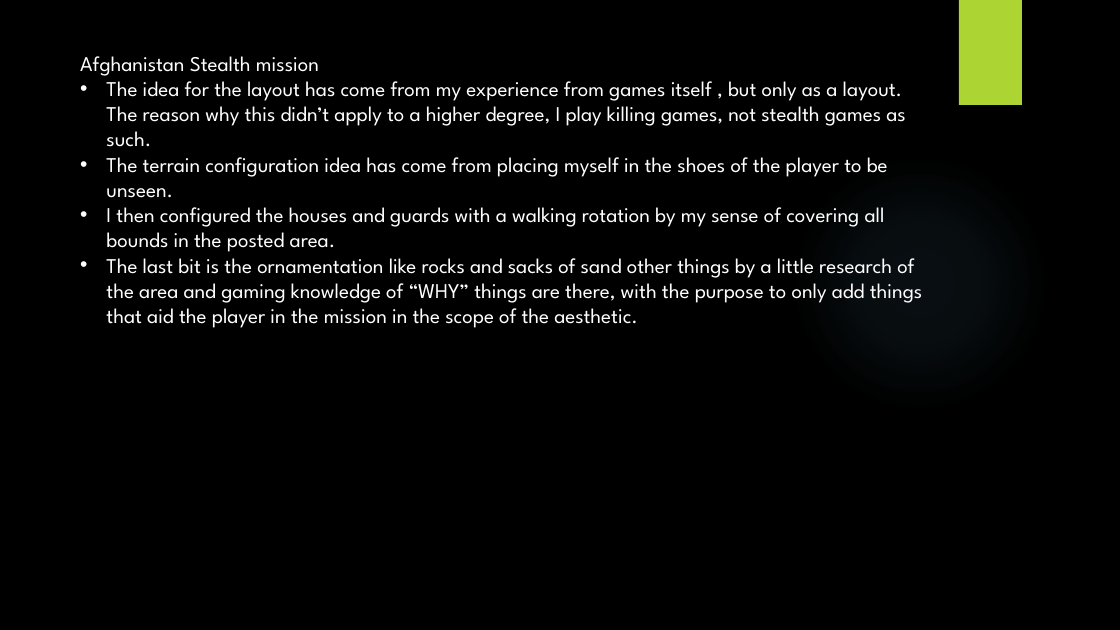
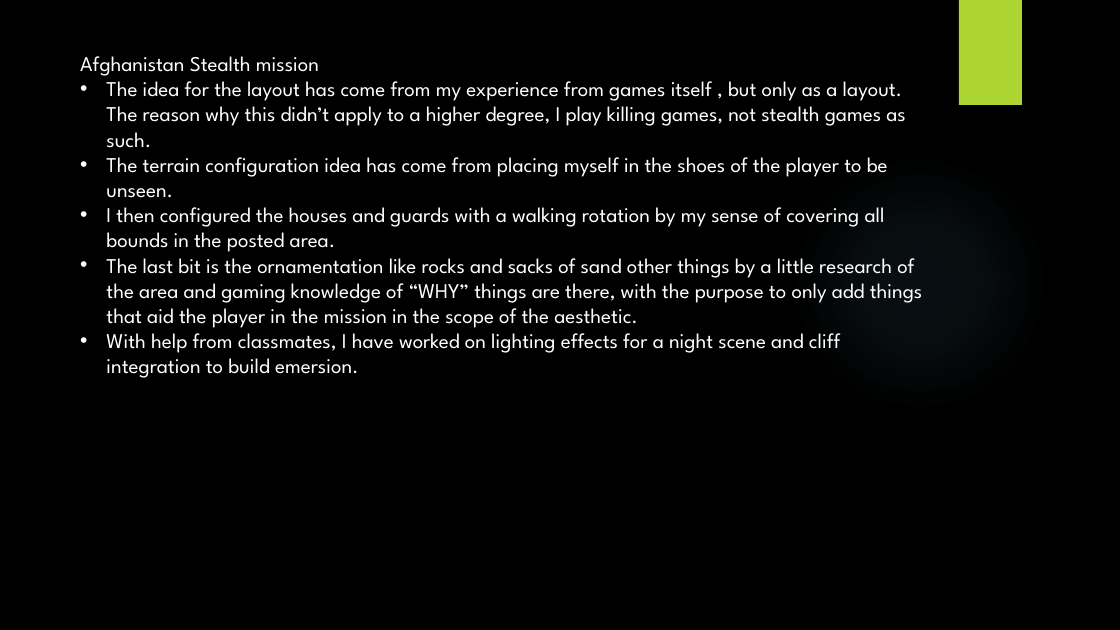
Before and after one commit to Faeblaze/Zero_Grav, a slide deck: slide 2 of documents/brief explanatations.pptx. Drawn at 1120x630 pixels with LibreOffice and Linux fonts; fonts in the diff are those of the drawing; background and template pictures are left out. Boxes give left, top, right and bottom in pixels: in the first picture for what was removed or moved away, otherwise in the second. Text is boxed around its words. In the diff, an @@ line names an element or a change of style, - is before the commit and + after.

Commit message:
doc

```diff
--- a/documents/brief explanatations.pptx
+++ b/documents/brief explanatations.pptx
@@ text at (106,327,840,378): paragraph added @@
+• With help from classmates, I have worked on lighting effects for a night scene and cliff integration to build emersion.
```
